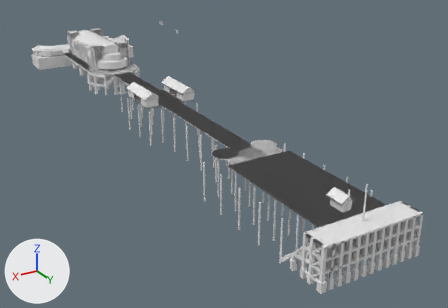
What one commit did to the Blender file legs substructure and landing stage/legs substructure and landing stage.blend.
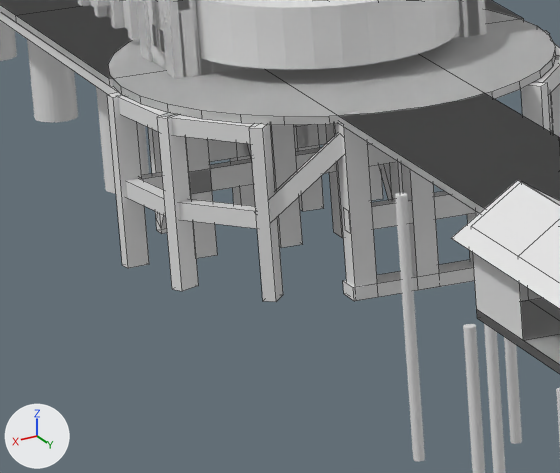
The first picture shows the older version from a camera (50 mm lens) standing at (94.8, 288.4, 72.7) and looking at (-15.4, 104.8, -19.1). The close-ups show both versions on the part from 17% to 31% of the width and 20% to 37% of the height of that picture; other places that the commit changed are outside them. Every picture has the same lights, and +X, +Y and +Z are marked at lower left. The close-ups show mesh edges as thin lines.
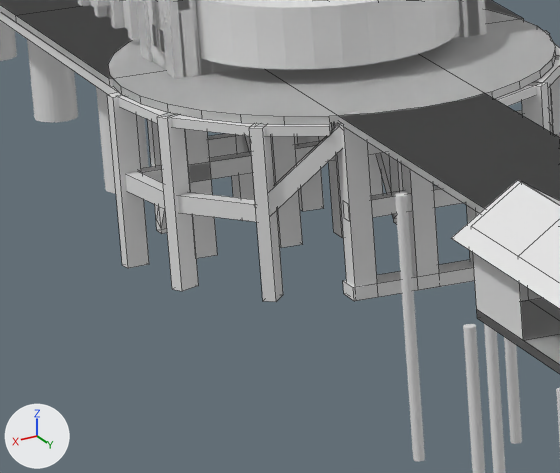
Pixel boxes [x1, y1, x2, y2] of what changed, in the close-ups (560 x 473 px; the box of a moved part takes in the faces that stretch with it):
'Cube.156', mesh rescaled, moved: before [141, 142, 395, 194]; after [140, 110, 523, 183]
'Cube.168', moved, turned, rescaled: before [255, 132, 343, 221]; after [254, 125, 343, 214]
'Cube.167', moved, turned, rescaled: before [178, 199, 257, 229]; after [178, 134, 560, 222]
'Cube.170', mesh rescaled: before [170, 59, 560, 144]; after [170, 59, 560, 136]
'Cube.172', mesh rescaled, moved: before [372, 191, 474, 230]; after [371, 186, 463, 218]
'Cube.166', moved, turned, rescaled: before [126, 117, 553, 216]; after [125, 110, 553, 209]
'Cube.016', added: after [257, 82, 540, 136]
'Cube.169', mesh rescaled: before [117, 42, 560, 132]; after [117, 42, 560, 124]
part 1 of me_cube_249, moved or reshaped: before [141, 144, 395, 194]; after [140, 114, 523, 183]
part 2 of me_cube_271, moved or reshaped: before [119, 104, 159, 132]; after [119, 104, 158, 124]
part 3 of me_cube_272, moved or reshaped: before [172, 66, 560, 144]; after [172, 66, 560, 136]
part 4 of me_cube_274, moved or reshaped: before [372, 195, 474, 230]; after [371, 189, 463, 218]

The change, as a list of edits to the scene's bpy script:
```text
Change me_cube_249:
    where me_cube_249.from_pydata(...)  # 8 vertices, 6 faces; spans x 0.4..1.5, y 0.0..0.7, z 0.1..20.5
    used by ob_cube_156; location = (-10.29, 35.66, -4.16); rotation_euler = (0.0, 1.571, 0.0), in degrees (0, 90, 0)
    me_cube_249 part 1: the whole mesh is scaled about the mesh origin by (0.774, 1, 1)
Change me_cube_271:
    where me_cube_271.from_pydata(...)  # 8 vertices, 6 faces; spans x -0.55..0.55, y -0.33..0.33, z 0.0..4.65
    used by ob_cube_169; location = (10.67, 35.79, -0.83); rotation_euler = (-1.711, 1.571, 0.0), in degrees (-98, 90, 0); scale = (0.774, 1.0, 1.0)
    me_cube_271 part 2: the whole mesh is scaled about its middle by (0.56, 1, 1), then moved by (-0.24, 0.0, 0.0)
Change me_cube_272:
    where me_cube_272.from_pydata(...)  # 8 vertices, 6 faces; spans x -0.55..0.55, y -0.33..0.33, z 0.0..4.65
    used by ob_cube_170; location = (9.94, 40.44, -0.83); rotation_euler = (-2.249, 1.571, 0.0), in degrees (-129, 90, 0); scale = (0.774, 1.0, 1.0)
    me_cube_272 part 3: the whole mesh is scaled about its middle by (0.56, 1, 1), then moved by (-0.24, 0.0, 0.0)
Change me_cube_274:
    where me_cube_274.from_pydata(...)  # 8 vertices, 6 faces; spans x 0.0..1.11, y -0.33..0.33, z -3.68..3.68
    used by ob_cube_172; location = (0.0, 45.9, -4.52); rotation_euler = (0.0, 1.571, 0.0), in degrees (0, 90, 0)
    me_cube_274 part 4: the whole mesh is scaled about the mesh origin by (0.774, 1, 1)
Add me_cube_002_1:
    me_cube_002_1.from_pydata(...)  # a box spanning x -0.55..0.07, y -0.33..0.33, z 0.0..3.47
Change ob_cube_156:
    ob_cube_156.location: (-10.29, 35.66, -4.16) -> (-10.29, 35.66, -3.82)
Change ob_cube_166:
    ob_cube_166.rotation_euler: (-1.711, 1.571, 0.0) -> (0.0, 0.0, 0.0)  # degrees (-98, 90, 0) -> degrees (0, 0, 0)
    ob_cube_166.scale: (0.774, 1.0, 1.0) -> (1.0, 1.0, 1.0)
    ob_cube_166.location: (10.67, 35.79, -4.95) -> (0.0, 0.0, 0.33)
    add ob_cube_166.delta_location = (10.67, 35.79, -4.951)
    add ob_cube_166.delta_rotation_euler = (-1.711, 1.571, 0.0)
    add ob_cube_166.delta_scale = (0.774, 1.0, 1.0)
Change ob_cube_167:
    ob_cube_167.rotation_euler: (-2.249, 1.571, 0.0) -> (0.0, 0.0, 0.0)  # degrees (-129, 90, 0) -> degrees (0, 0, 0)
    ob_cube_167.scale: (0.774, 1.0, 1.0) -> (1.0, 1.0, 1.0)
    ob_cube_167.location: (9.94, 40.44, -4.95) -> (0.0, 0.0, 0.33)
    add ob_cube_167.delta_location = (9.938, 40.44, -4.951)
    add ob_cube_167.delta_rotation_euler = (-2.249, 1.571, 0.0)
    add ob_cube_167.delta_scale = (0.774, 1.0, 1.0)
Change ob_cube_168:
    ob_cube_168.rotation_euler: (-3.142, 2.3, -0.472) -> (0.0, 0.0, 0.0)  # degrees (-180, 132, -27) -> degrees (0, 0, 0)
    ob_cube_168.scale: (0.774, 1.0, 1.0) -> (1.0, 1.0, 1.0)
    ob_cube_168.location: (7.14, 44.0, -4.87) -> (0.0, 0.0, 0.33)
    add ob_cube_168.delta_location = (7.136, 44.0, -4.868)
    add ob_cube_168.delta_rotation_euler = (-3.142, 2.3, -0.472)
    add ob_cube_168.delta_scale = (0.774, 1.0, 1.0)
Change ob_cube_172:
    ob_cube_172.location: (0.0, 45.9, -4.52) -> (0.0, 45.9, -4.19)
Add ob_cube_016:
    ob_cube_016 = bpy.data.objects.new('Cube.016', me_cube_002_1)
    ob_cube_016.location = (7.09, 43.97, -0.83)
    ob_cube_016.rotation_euler = (-2.627, 1.571, 0.0)  # degrees (-151, 90, 0)
    ob_cube_016.scale = (0.774, 1.0, 1.0)
    _m = ob_cube_016.modifiers.new('Mirror', 'MIRROR')
    _m.mirror_object = ob_empty_pier_emphalos
```
